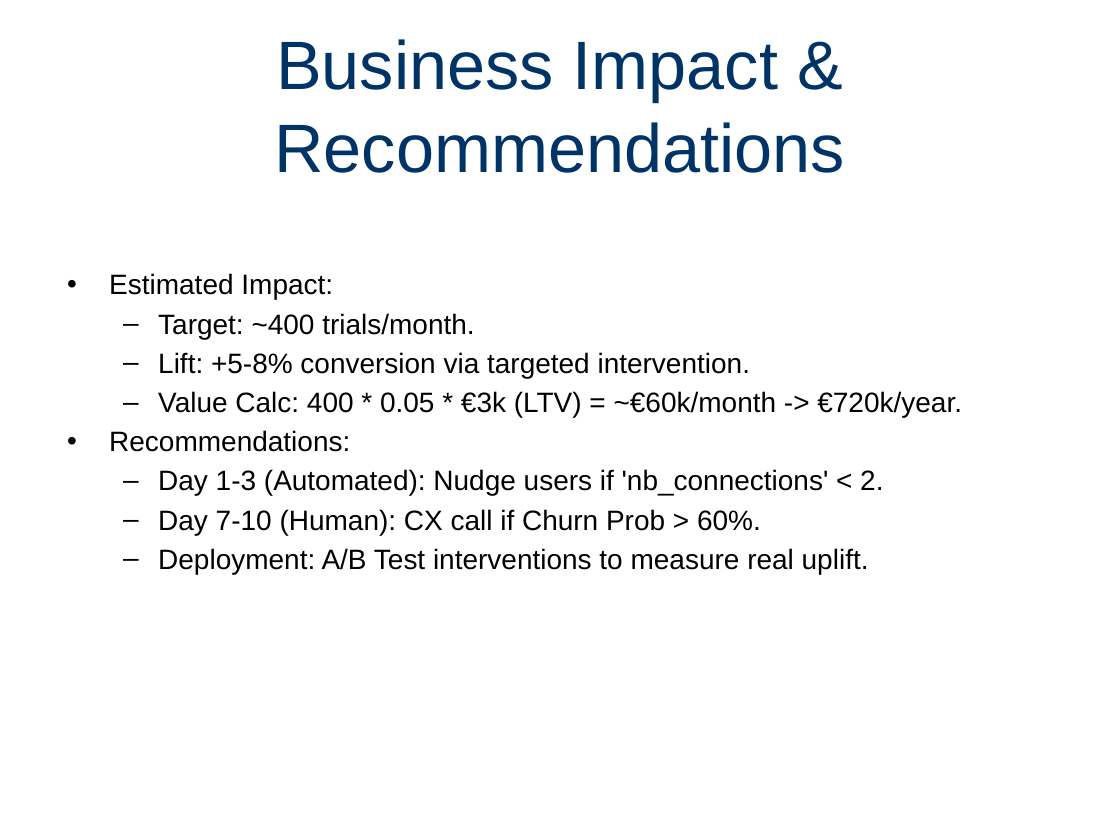
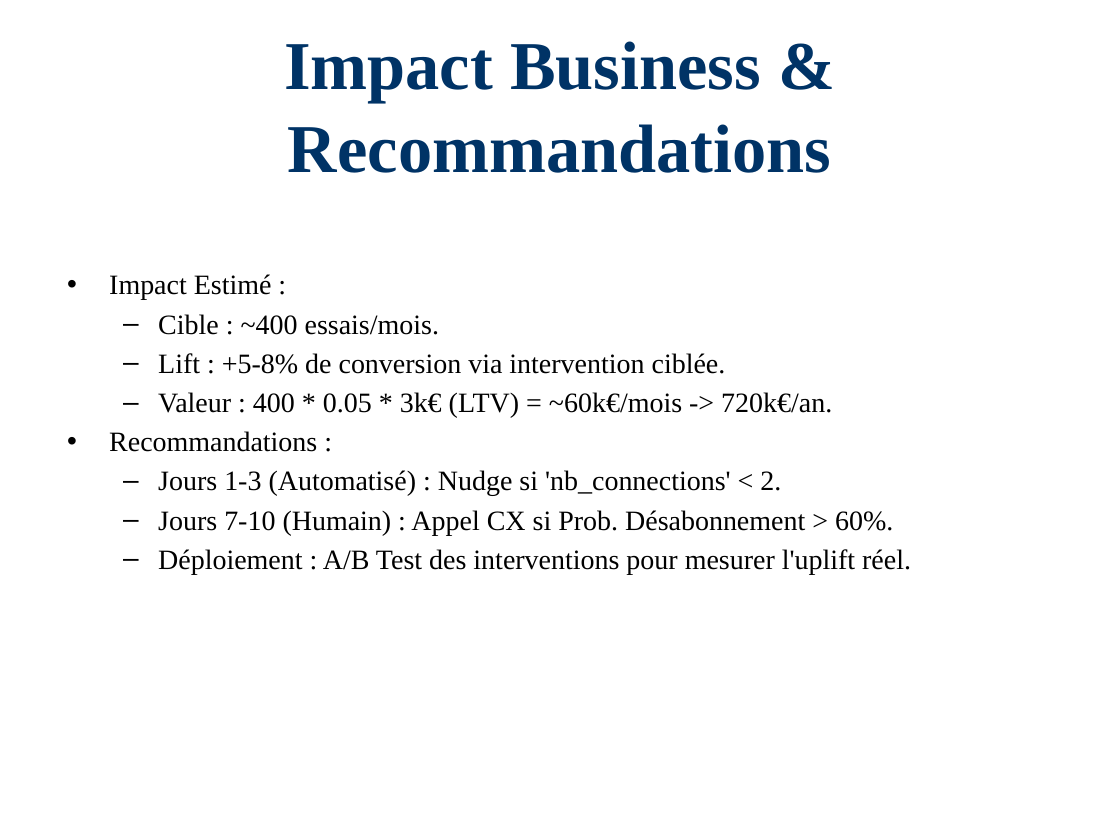
Before and after one commit to Paulino-Cristovao/churn_predictions, a slide deck: slide 8 of Presentations_Resultats_Projet.pptx. Drawn at 1120x840 pixels with LibreOffice and Linux fonts; fonts in the diff are those of the drawing. Boxes give left, top, right and bottom in pixels: in the first picture for what was removed or moved away, otherwise in the second. Text is boxed around its words. In the diff, an @@ line names an element or a change of style, - is before the commit and + after.

```diff
--- a/Presentations_Resultats_Projet.pptx
+++ b/Presentations_Resultats_Projet.pptx
@@ title at (284,41,832,173): text changed; font Arial to Times New Roman; bold on @@
-Business Impact & Recommendations
+Impact Business & Recommandations
@@ text at (109,274,911,574): text changed; font Arial to Times New Roman @@
-• Estimated Impact:
-  – Target: ~400 trials/month.
-  – Lift: +5-8% conversion via targeted intervention.
-  – Value Calc: 400 * 0.05 * €3k (LTV) = ~€60k/month -> €720k/year.
-• Recommendations:
-  – Day 1-3 (Automated): Nudge users if 'nb_connections' < 2.
-  – Day 7-10 (Human): CX call if Churn Prob > 60%.
-  – Deployment: A/B Test interventions to measure real uplift.
+• Impact Estimé :
+  – Cible : ~400 essais/mois.
+  – Lift : +5-8% de conversion via intervention ciblée.
+  – Valeur : 400 * 0.05 * 3k€ (LTV) = ~60k€/mois -> 720k€/an.
+• Recommandations :
+  – Jours 1-3 (Automatisé) : Nudge si 'nb_connections' < 2.
+  – Jours 7-10 (Humain) : Appel CX si Prob. Désabonnement > 60%.
+  – Déploiement : A/B Test des interventions pour mesurer l'uplift réel.
```
Also in this commit, not shown: 9 other slides changed, 1 other file.
